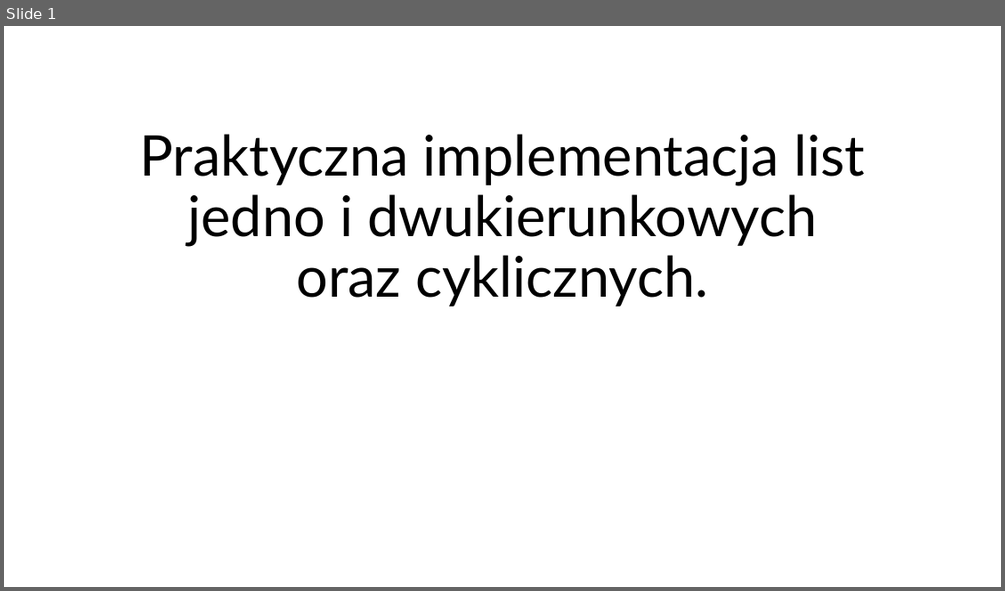
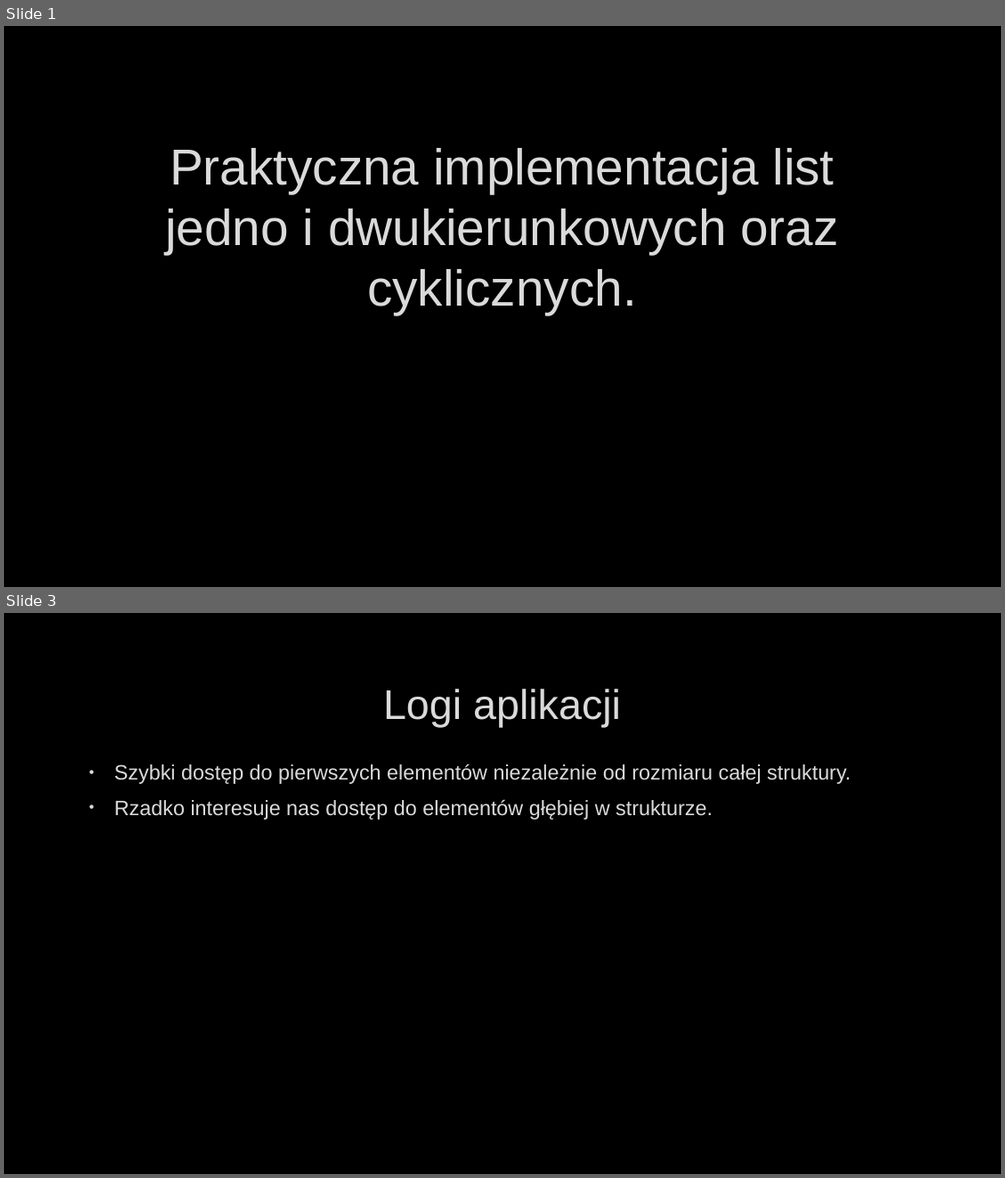
Before and after one commit to 31290/31290_cpp, a slide deck: zadanie_01/lists_imp/dojebanaprezentacjaolistachidlaczegomojaimplementacjajestlepszaastdssiepale.pptx. Shown one above the other, each under a label of ours: slide 1 before the commit, slides 1 and 3 after it; the slides between them are not shown. The pictures are 1005x591 and 1005x1178 pixels, drawn with LibreOffice and Linux fonts; fonts in the diff are those of the drawing; background and template pictures are left out. Boxes give left, top, right and bottom in pixels: in the first picture for what was removed or moved away, otherwise in the second. Text is boxed around its words. In the diff, an @@ line names an element or a change of style, - is before the commit and + after.

```diff
--- a/zadanie_01/lists_imp/dojebanaprezentacjaolistachidlaczegomojaimplementacjajestlepszaastdssiepale.pptx
+++ b/zadanie_01/lists_imp/dojebanaprezentacjaolistachidlaczegomojaimplementacjajestlepszaastdssiepale.pptx
@@ slide 3 added at bbox=[4, 613, 1001, 1174], background picture (left out) @@
@@ title added at bbox=[383, 689, 621, 727], 40 pt, text #DADADA @@
+Logi aplikacji
@@ text added at bbox=[114, 763, 850, 819], 20 pt, text #DADADA @@
+• Szybki dostęp do pierwszych elementów niezależnie od rozmiaru całej struktury.
+• Rzadko interesuje nas dostęp do elementów głębiej w strukturze.
@@ slide 1 changed as well @@
@@ background #FFFFFF to picture (left out) @@
@@ title "Praktyczna implementacja list jedno i ...": place and size @@
-title "Praktyczna implementacja list jedno i ..." at bbox=[140, 134, 865, 306]
+title "Praktyczna implementacja list jedno i ..." at bbox=[165, 148, 838, 315]
@@ title "Praktyczna implementacja list jedno i ..." at bbox=[165, 148, 838, 315]: size 54 to 48.6 pt, font Lato to Arial, text colour #000000 to #DADADA, letter outline none to #404040 0.75 pt; line spacing 0.9 to 1 @@
```
Also in this commit, not shown: 5 other slides added, 2 slides removed.
